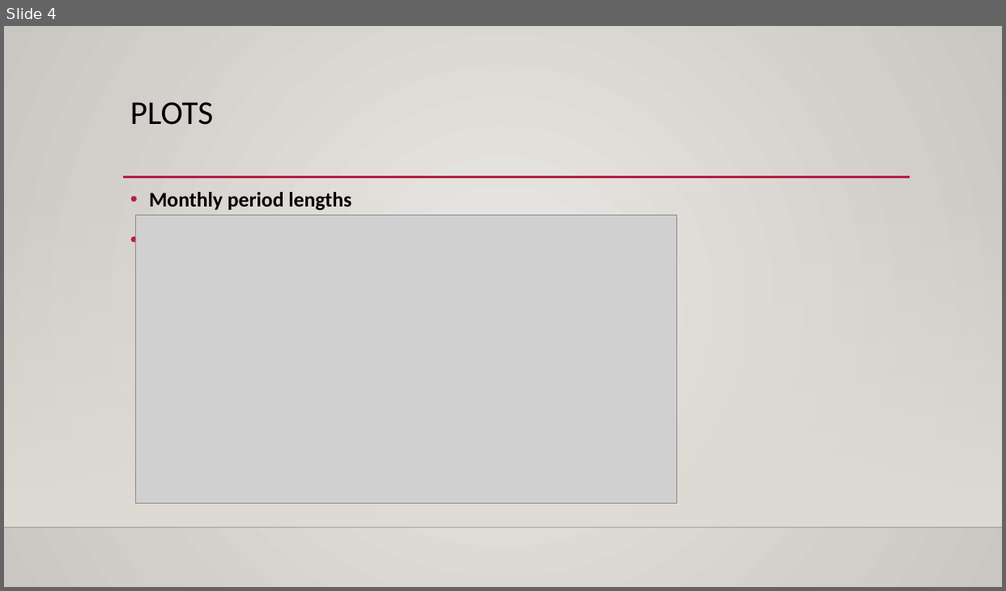
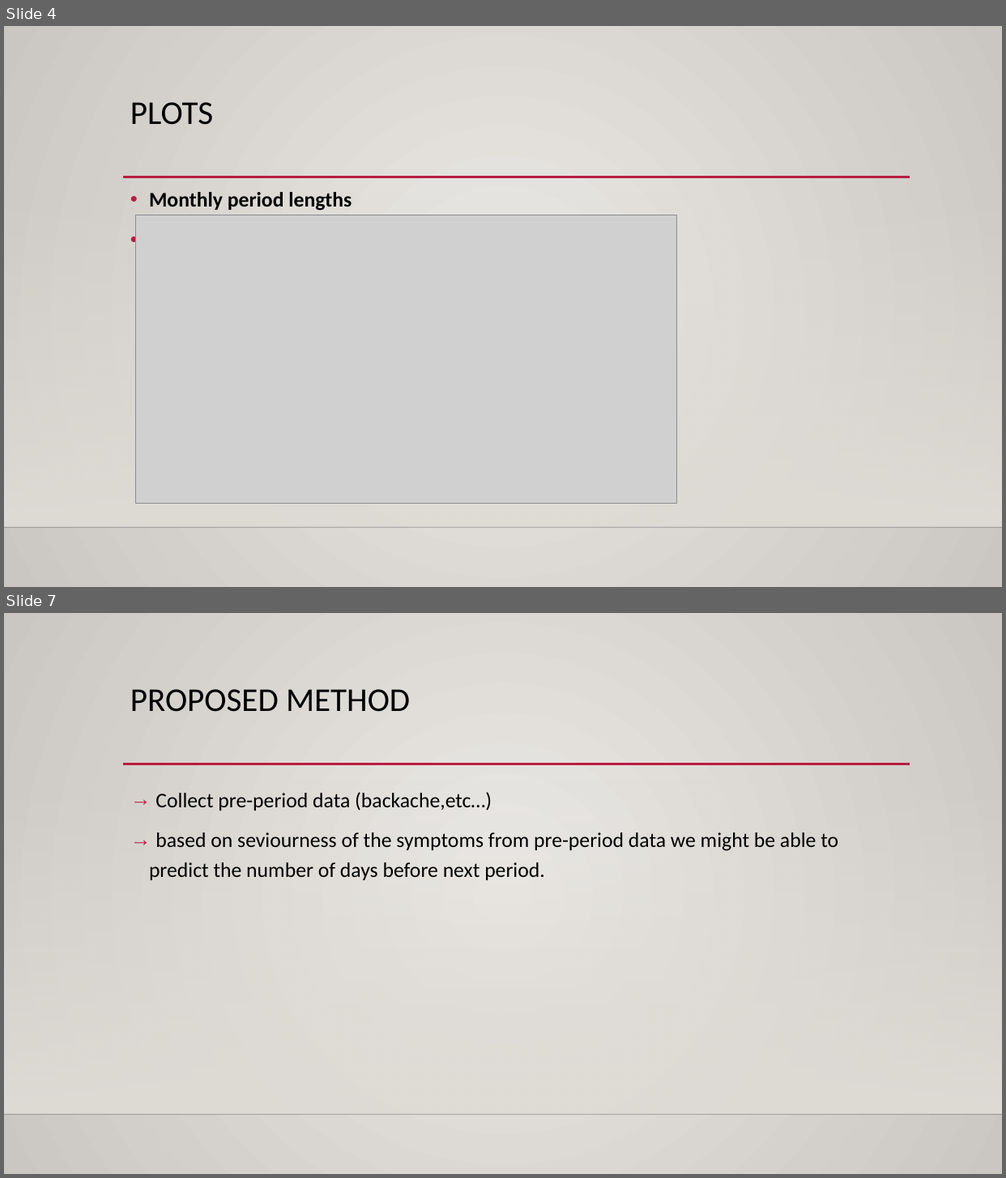
Before and after one commit to RajHarry/Women-Periods-Data-Analysis, a slide deck: PsLove dataset analyzation.pptx. Shown one above the other, each under a label of ours: slide 4 before the commit, slides 4 and 7 after it; the slides between them are not shown. The pictures are 1006x591 and 1006x1178 pixels, drawn with LibreOffice and Linux fonts; fonts in the diff are those of the drawing; grey boxes stand for pictures; background and template pictures are left out. Boxes give left, top, right and bottom in pixels: in the first picture for what was removed or moved away, otherwise in the second. Text is boxed around its words. In the diff, an @@ line names an element or a change of style, - is before the commit and + after.

```diff
--- a/PsLove dataset analyzation.pptx
+++ b/PsLove dataset analyzation.pptx
@@ slide 7 added at [4,613,1002,1174], background gradient #ECEAE7 to #CAC7C1; not listed: 3 template elements that a slide beside it also shows @@
@@ title added at [130,689,410,712], 32 pt, text #000000 @@
+PROPOSED METHOD
@@ text added at [149,792,838,880], 20 pt, text #000000 @@
+→ Collect pre-period data (backache,etc…)
+→ based on seviourness of the symptoms from pre-period data we might be able to predict the number of days before next period.
```
Also in this commit, not shown: 2 slides changed, 1 slide removed.
